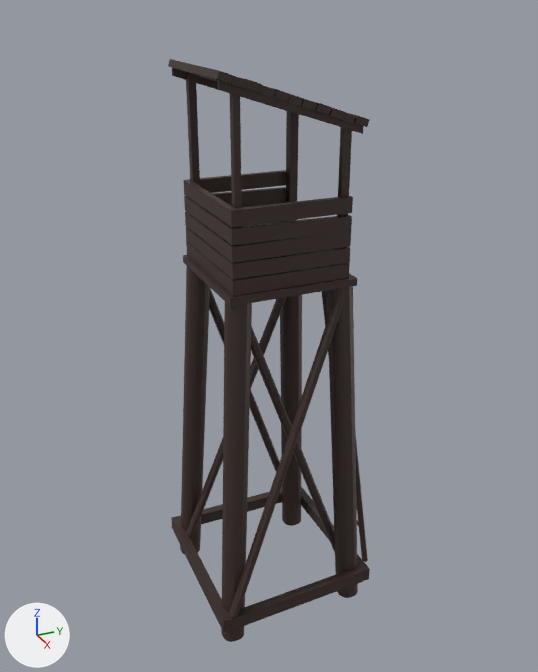
Two versions of the Blender file Assets/Meshes/HandHelds/TowerDeerStandPrimativeWooden.blend, one commit apart.
One viewpoint serves both versions: a camera (50 mm lens) standing at (5.82, -2.59, 5.74) and looking at (-0.13, 0.09, 2.77). Every picture has the same lights, and +X, +Y and +Z are marked at lower left.
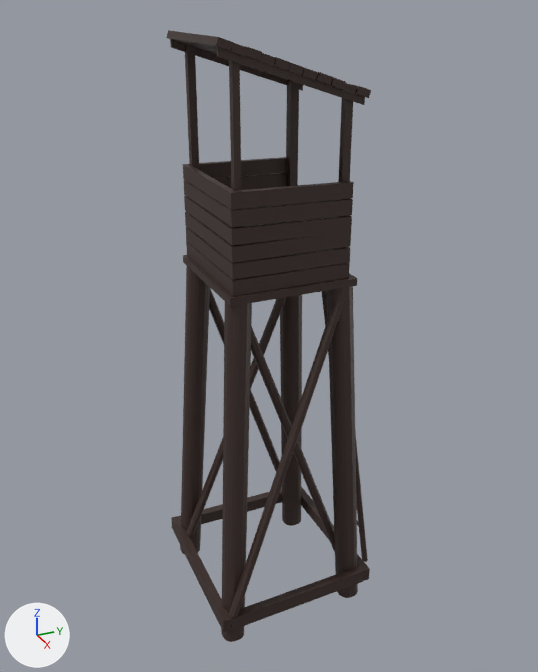
Location of each change, (x1, y1, x2, y2) in pixels of the pictures (538 x 672 px; the box of a moved part takes in the faces that stretch with it):
'Plane.001', reshaped (6% taller)
    before: (183, 93, 368, 642)
    after: (183, 60, 368, 642)
'Plane.002', reshaped
    before: (168, 59, 370, 632)
    after: (166, 30, 371, 632)
'Plane.003', reshaped (6% taller)
    before: (327, 127, 358, 598)
    after: (327, 98, 358, 598)
'Plane', reshaped
    before: (180, 72, 210, 554)
    after: (180, 44, 210, 554)
part 1 of me_plane, moved or reshaped
    before: (186, 72, 200, 186)
    after: (184, 44, 199, 170)
part 2 of me_plane_001, added (black)
    after: (236, 181, 354, 209)
part 3 of me_plane_001, added (black)
    after: (189, 157, 286, 178)
part 4 of me_plane_001, moved or reshaped
    before: (230, 93, 242, 208)
    after: (229, 60, 241, 191)
part 5 of me_plane_001, added (black)
    after: (183, 164, 238, 210)
part 6 of me_plane_002, moved or reshaped
    before: (218, 80, 363, 134)
    after: (217, 47, 365, 105)
part 7 of me_plane_002, moved or reshaped
    before: (172, 68, 302, 116)
    after: (170, 39, 303, 91)
part 8 of me_plane_002, moved or reshaped
    before: (168, 59, 234, 84)
    after: (166, 30, 233, 51)
part 9 of me_plane_002, moved or reshaped
    before: (184, 71, 248, 89)
    after: (183, 43, 247, 56)
part 10 of me_plane_002, moved or reshaped
    before: (206, 78, 262, 92)
    after: (199, 46, 262, 60)
part 11 of me_plane_002, moved or reshaped
    before: (209, 79, 276, 98)
    after: (210, 52, 276, 66)
part 12 of me_plane_002, moved or reshaped
    before: (272, 88, 290, 102)
    after: (274, 57, 290, 71)
part 13 of me_plane_002, moved or reshaped
    before: (288, 94, 304, 106)
    after: (288, 63, 304, 76)
part 14 of me_plane_002, moved or reshaped
    before: (301, 99, 318, 111)
    after: (302, 68, 318, 80)
part 15 of me_plane_002, moved or reshaped
    before: (315, 102, 332, 115)
    after: (316, 72, 333, 85)
part 16 of me_plane_002, moved or reshaped
    before: (329, 108, 345, 120)
    after: (330, 77, 346, 90)
part 17 of me_plane_002, moved or reshaped
    before: (340, 113, 355, 124)
    after: (341, 83, 357, 95)
part 18 of me_plane_002, moved or reshaped
    before: (345, 112, 370, 127)
    after: (350, 84, 371, 98)
part 19 of me_plane_002, moved or reshaped
    before: (286, 111, 299, 221)
    after: (286, 80, 299, 186)
part 20 of me_plane_003, moved or reshaped
    before: (337, 127, 352, 216)
    after: (338, 98, 353, 182)

Diff of the bpy script that builds the scene:
```diff
--- a/Assets/Meshes/HandHelds/TowerDeerStandPrimativeWooden.blend.py
+++ b/Assets/Meshes/HandHelds/TowerDeerStandPrimativeWooden.blend.py
@@ me_plane @@
 me_plane.from_pydata(...)  # 52 vertices, 38 faces; spans x -1.0..2.9, y 7.9..11.5, z -47.8..0.2
 # used by ob_plane; location = (-0.52, 0.51, 0.0); scale = (-0.108, -0.108, -0.108)
+# me_plane part 1
+for i in [*range(4, 8)]: me_plane.vertices[i].co += Vector((0.0, 0.0, -2.1))
 me_plane.materials.append(mat_material_003)
@@ me_plane_001 @@
 # used by ob_plane_001; location = (0.47, 0.51, 0.0); scale = (-0.108, -0.108, -0.108)
-me_plane_001.from_pydata(...)  # 596 vertices, 370 faces; spans x -2.5..10.2, y -6.3..11.6, z -47.8..1.0
+me_plane_001.from_pydata(...)  # 620 vertices, 387 faces; spans x -2.5..10.2, y -6.3..11.6, z -49.9..1.0
+# me_plane_001 part 2: the loose piece of 8 vertices spanning x -0.8..-0.3, y -0.4..9.1, z -39.2..-38.0 is copied, and the copy is moved by (0.0, 0.0, -1.2); it spans x -0.8..-0.3, y -0.4..9.1, z -40.5..-39.1
+# me_plane_001 part 3: the loose piece of 8 vertices spanning x 9.6..10.1, y -0.4..9.1, z -39.2..-38.0 is copied, and the copy is moved by (0.0, 0.0, -1.2); it spans x 9.6..10.1, y -0.4..9.1, z -40.5..-39.1
+# me_plane_001 part 4: 4 vertices moved from x -0.3..0.3, y 8.6..9.1, z -47.8..-47.6 to x -0.3..0.3, y 8.6..9.1, z -49.9..-49.7
+# me_plane_001 part 5: 8 vertices added at x -0.8..10.1, y 9.1..9.6, z -40.5..-39.3
 me_plane_001.materials.append(mat_material_004)
@@ me_plane_002 @@
 # used by ob_plane_002; location = (-0.52, -0.45, 0.0); scale = (-0.108, -0.108, -0.108)
-me_plane_002.from_pydata(...)  # 252 vertices, 180 faces; spans x -12.3..3.4, y -12.0..3.2, z -48.7..0.2
+me_plane_002.from_pydata(...)  # 252 vertices, 180 faces; spans x -12.3..3.4, y -12.0..3.2, z -50.8..0.2
+# me_plane_002 part 6: the loose piece of 8 vertices spanning x -9.7..-9.5, y -10.0..1.3, z -48.1..-43.8 is moved by (0.0, 0.0, -2.1)
+# me_plane_002 part 7: the loose piece of 8 vertices spanning x 0.4..0.7, y -10.0..1.3, z -48.1..-43.8 is moved by (0.0, 0.0, -2.1)
+# me_plane_002 part 8: the loose piece of 8 vertices spanning x -10.0..0.9, y 0.4..1.6, z -48.7..-47.9 is moved by (0.0, 0.0, -2.1)
+# me_plane_002 part 9: the loose piece of 8 vertices spanning x -10.0..0.9, y -0.7..0.5, z -48.4..-47.5 is moved by (0.0, 0.0, -2.1)
+# me_plane_002 part 10: the loose piece of 8 vertices spanning x -9.9..0.9, y -1.8..-0.6, z -48.1..-47.2 is moved by (0.0, 0.0, -2.1)
+# me_plane_002 part 11: the loose piece of 8 vertices spanning x -9.8..1.0, y -2.8..-1.6, z -47.7..-46.8 is moved by (0.0, 0.0, -2.1)
+# me_plane_002 part 12: the loose piece of 8 vertices spanning x -9.9..1.1, y -3.9..-2.7, z -47.3..-46.5 is moved by (0.0, 0.0, -2.1)
+# me_plane_002 part 13: the loose piece of 8 vertices spanning x -9.8..1.2, y -5.0..-3.8, z -47.0..-46.1 is moved by (0.0, 0.0, -2.1)
+# me_plane_002 part 14: the loose piece of 8 vertices spanning x -9.9..1.2, y -6.1..-4.8, z -46.6..-45.7 is moved by (0.0, 0.0, -2.1)
+# me_plane_002 part 15: the loose piece of 8 vertices spanning x -10.0..1.4, y -7.2..-5.9, z -46.3..-45.4 is moved by (0.0, 0.0, -2.1)
+# me_plane_002 part 16: the loose piece of 8 vertices spanning x -10.0..1.3, y -8.3..-7.1, z -45.9..-45.0 is moved by (0.0, 0.0, -2.1)
+# me_plane_002 part 17: the loose piece of 8 vertices spanning x -9.8..1.2, y -9.4..-8.1, z -45.5..-44.6 is moved by (0.0, 0.0, -2.1)
+# me_plane_002 part 18: the loose piece of 8 vertices spanning x -9.9..1.2, y -10.4..-9.2, z -45.2..-44.3 is moved by (0.0, 0.0, -2.1)
+# me_plane_002 part 19: 4 of 252 vertices moved; they spanned x -0.4..0.4, y -9.3..-8.5, z -44.9..-44.7 and now span x -0.4..0.4, y -9.3..-8.5, z -47.0..-46.7; mean shift (0.0, 0.0, -2.1); largest move (-0.4, -9.3, -44.7) -> (-0.4, -9.3, -46.7)
 me_plane_002.materials.append(mat_material_001)
@@ me_plane_003 @@
 me_plane_003.from_pydata(...)  # 52 vertices, 38 faces; spans x -2.1..1.0, y -11.5..-7.9, z -44.9..0.2
 # used by ob_plane_003; location = (0.47, -0.45, 0.0); scale = (-0.108, -0.108, -0.108)
+# me_plane_003 part 20
+for i in [*range(4, 8)]: me_plane_003.vertices[i].co += Vector((0.0, 0.0, -2.1))
 me_plane_003.materials.append(mat_material_002)
```
